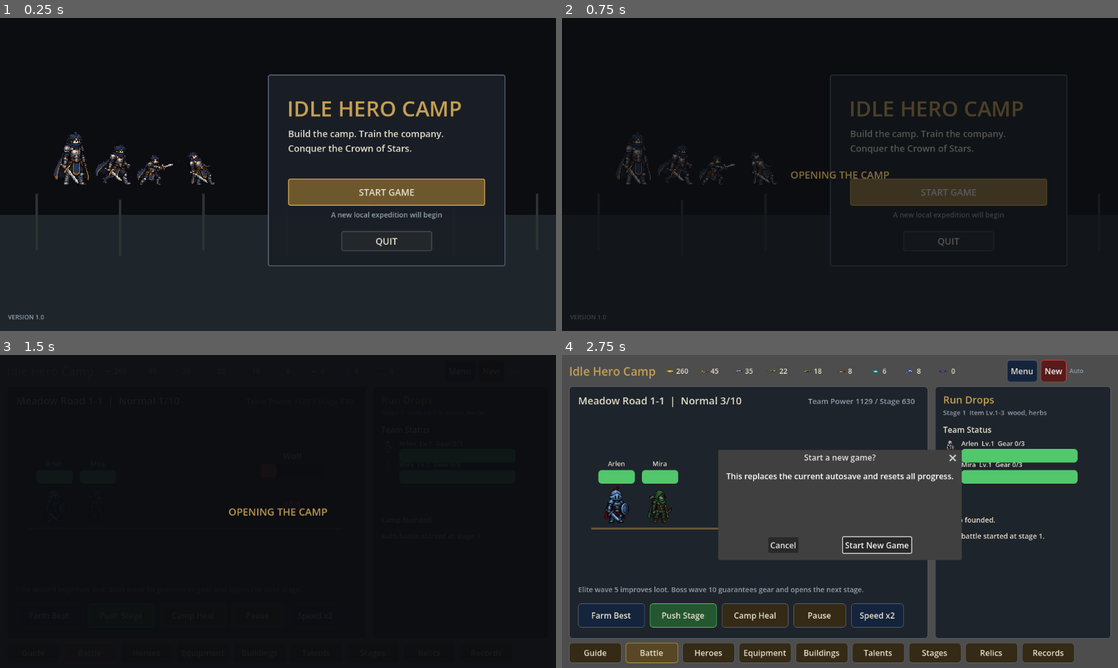
Above: before the commit, frames 1-4 (two rows, left to right).
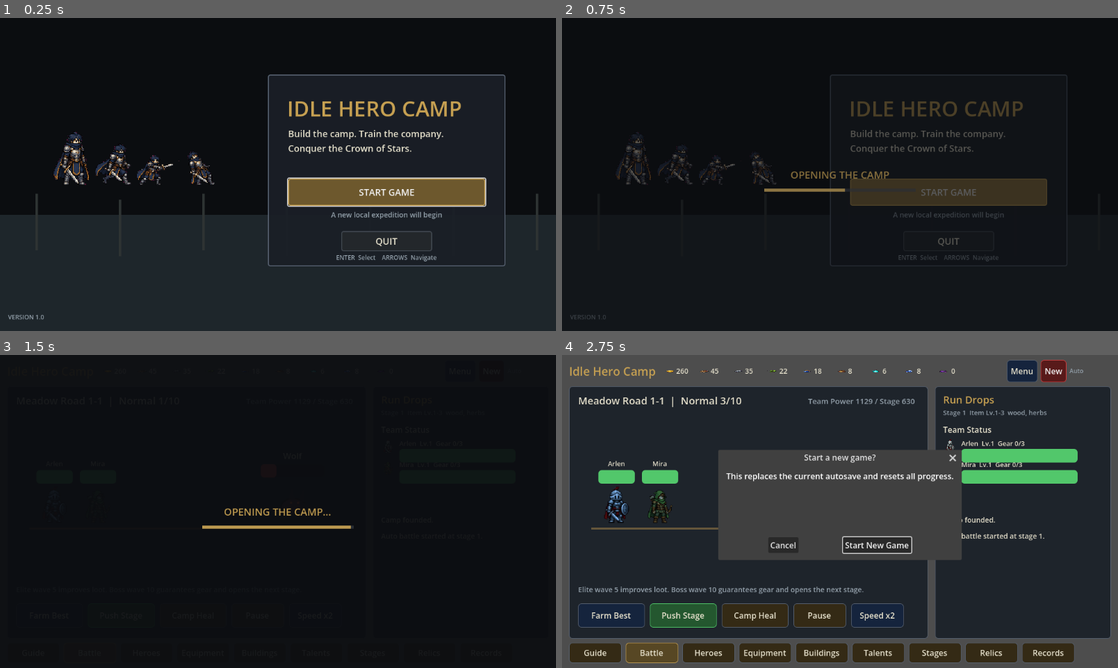
Above: after the commit, the same moments.

Repository: biiuug/Coin-Dash
Game: Godot game, scene res://TitleMenu.tscn
Same seed, same stepped clock (60 frames per second), same inputs: the game is played once before the commit and once after it.
Inputs:
- Up to frame 1 (0.25 s): no input
- Up to frame 2 (0.75 s): click "START GAME" at 0.5 s
- Up to frame 3 (1.5 s): click "Menu" at 1.25 s
- Up to frame 4 (2.75 s): click "New" at 2 s

The runs differ from the first frame. In frame 1, 0.6% of the frame differs, in the area x 51-88%, y 50-78%; in frame 2, 0.2%; in frame 3, 0.6%, in the area x 36-64%, y 48-56%; in frame 4, nothing differs.

Commit message:
Polish title and loading flow

Diff:
--- a/SceneTransition.gd
+++ b/SceneTransition.gd
@@ -5,7 +5,9 @@
 
 var blocker: ColorRect
 var loading_label: Label
+var loading_fill: ColorRect
 var transitioning := false
+var transition_clock := 0.0
 
 
 func _ready() -> void:
@@ -30,12 +32,36 @@
 	loading_label.size = Vector2(400, 36)
 	blocker.add_child(loading_label)
 
+	var loading_track := ColorRect.new()
+	loading_track.color = Color(0.16, 0.18, 0.21)
+	loading_track.position = Vector2(400, 338)
+	loading_track.size = Vector2(300, 6)
+	blocker.add_child(loading_track)
+
+	loading_fill = ColorRect.new()
+	loading_fill.color = Color(0.78, 0.63, 0.32)
+	loading_fill.position = Vector2.ZERO
+	loading_fill.size = Vector2(0, 6)
+	loading_track.add_child(loading_fill)
+
+
+func _process(delta: float) -> void:
+	if not transitioning:
+		return
+	transition_clock += delta
+	var dot_count := int(transition_clock * 4.0) % 4
+	loading_label.text = "%s%s" % [loading_label.tooltip_text, ".".repeat(dot_count)]
+	loading_fill.size.x = lerpf(loading_fill.size.x, 300.0, minf(1.0, delta * 4.0))
+
 
 func change_scene(scene_path: String, message: String = "PREPARING EXPEDITION") -> void:
 	if transitioning:
 		return
 	transitioning = true
+	transition_clock = 0.0
+	loading_label.tooltip_text = message
 	loading_label.text = message
+	loading_fill.size.x = 0.0
 	blocker.visible = true
 	blocker.modulate.a = 0.0
 
@@ -63,4 +89,5 @@
 func _finish_transition() -> void:
 	blocker.visible = false
 	blocker.modulate.a = 0.0
+	loading_fill.size.x = 0.0
 	transitioning = false
--- a/TitleMenu.gd
+++ b/TitleMenu.gd
@@ -68,6 +68,7 @@
 	start.size = Vector2(390, 54)
 	start.pressed.connect(_on_start_pressed)
 	menu_panel.add_child(start)
+	start.grab_focus()
 
 	var save_hint := _label("Local expedition found" if FileAccess.file_exists(SAVE_PATH) else "A new local expedition will begin", 14, TEXT_MUTED)
 	save_hint.position = Vector2(40, 268)
@@ -80,6 +81,14 @@
 	quit.size = Vector2(180, 40)
 	quit.pressed.connect(get_tree().quit)
 	menu_panel.add_child(quit)
+	start.focus_neighbor_bottom = start.get_path_to(quit)
+	quit.focus_neighbor_top = quit.get_path_to(start)
+
+	var controls := _label("ENTER  Select    ARROWS  Navigate", 12, TEXT_MUTED)
+	controls.position = Vector2(40, 354)
+	controls.size = Vector2(390, 18)
+	controls.horizontal_alignment = HORIZONTAL_ALIGNMENT_CENTER
+	menu_panel.add_child(controls)
 
 	var version := _label("VERSION 1.0", 12, TEXT_MUTED)
 	version.position = Vector2(16, 584)
